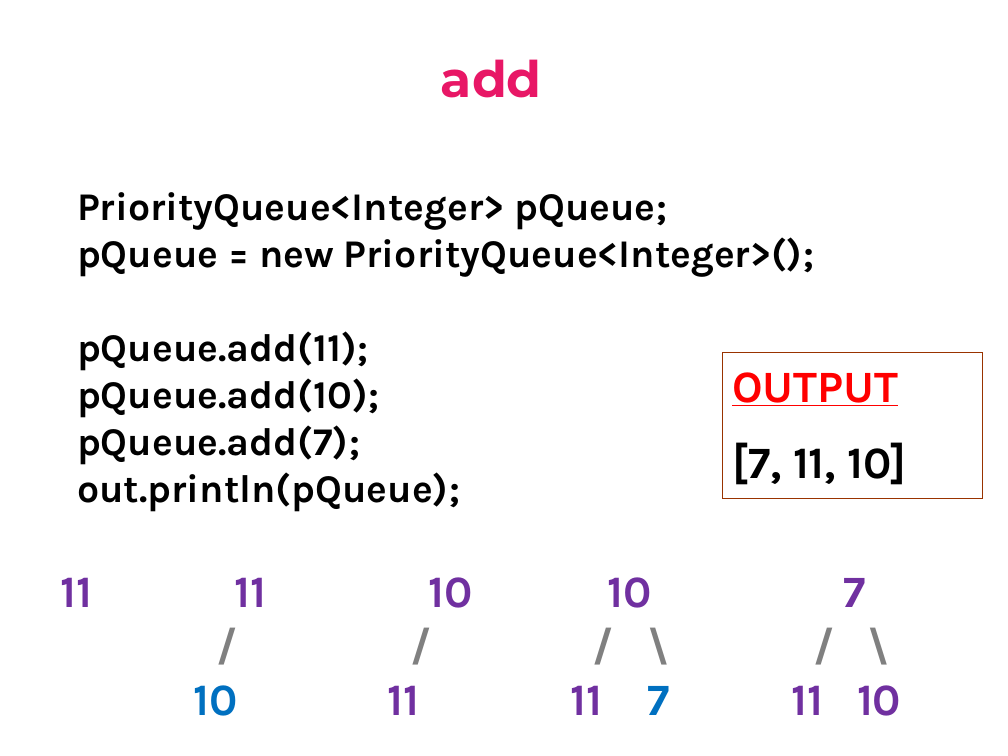
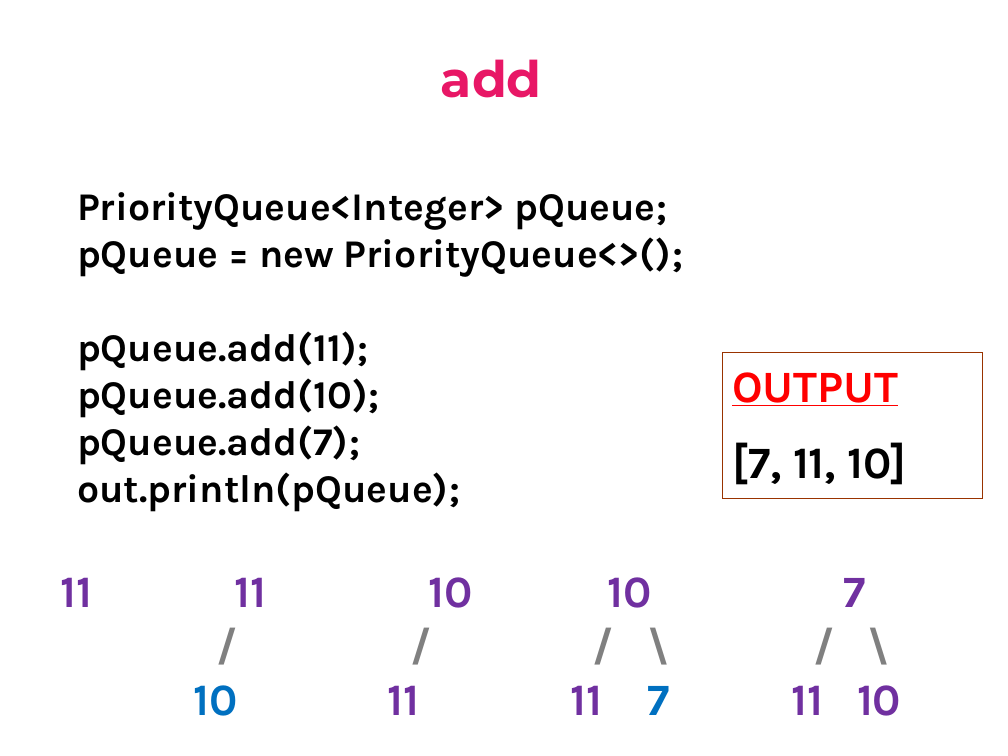
Before and after one commit to Cy-FairCS/cs3, a slide deck: slide 14 of u08d_pQueues/notes/_a.priorityQueues.pptx. Drawn at 1008x756 pixels with LibreOffice and Linux fonts; fonts in the diff are those of the drawing. Boxes give left, top, right and bottom in pixels: in the first picture for what was removed or moved away, otherwise in the second. Text is boxed around its words. In the diff, an @@ line names an element or a change of style, - is before the commit and + after.

```diff
--- a/u08d_pQueues/notes/_a.priorityQueues.pptx
+++ b/u08d_pQueues/notes/_a.priorityQueues.pptx
@@ text at (77,237,683,277): text changed @@
-pQueue = new PriorityQueue<Integer>();
+pQueue = new PriorityQueue<>();
```
Also in this commit, not shown: 2 other slides changed, 3 slides added, 4 other files.
